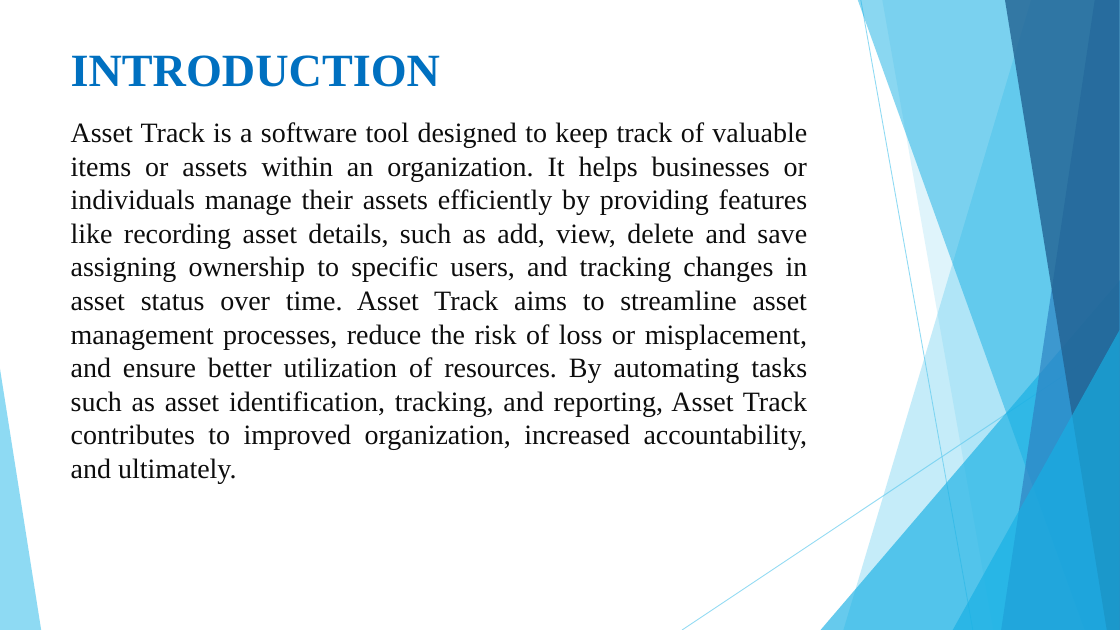
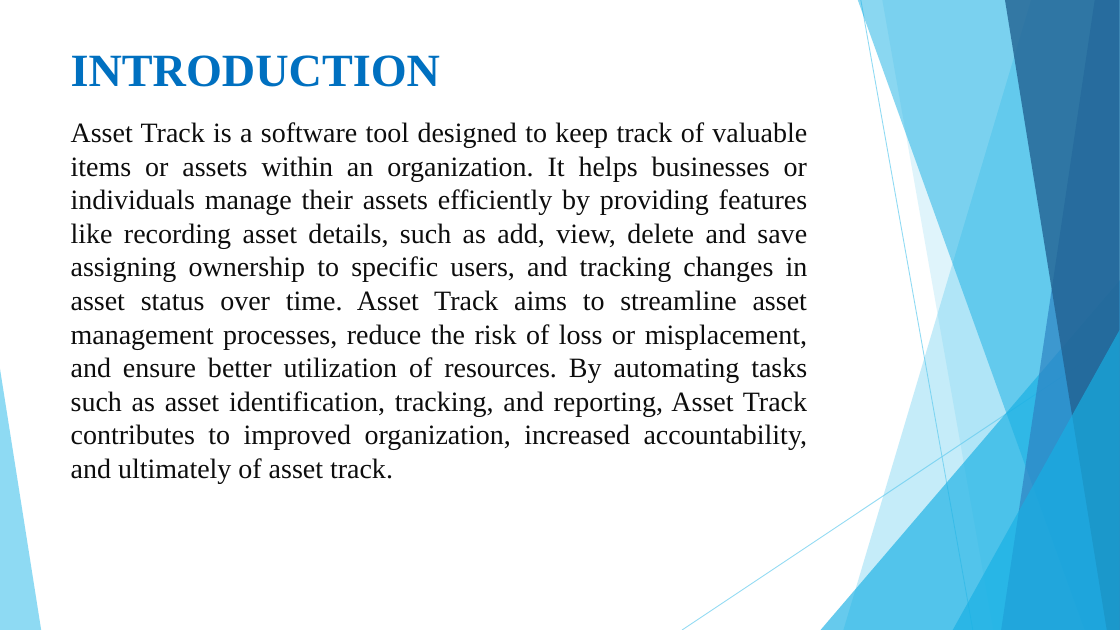
Before and after one commit to renu102002/Final-Project-of-Asset-Track, a slide deck: slide 2 of Assert track.pptx. Drawn at 1120x630 pixels with LibreOffice and Linux fonts; fonts in the diff are those of the drawing. Boxes give left, top, right and bottom in pixels: in the first picture for what was removed or moved away, otherwise in the second. Text is boxed around its words. In the diff, an @@ line names an element or a change of style, - is before the commit and + after.

```diff
--- a/Assert track.pptx
+++ b/Assert track.pptx
@@ text at bbox=[71, 122, 808, 484]: text changed @@
-Asset Track is a software tool designed to keep track of valuable items or assets within an organization. It helps businesses or individuals manage their assets efficiently by providing features like recording asset details, such as add, view, delete and save assigning ownership to specific users, and tracking changes in asset status over time. Asset Track aims to streamline asset management processes, reduce the risk of loss or misplacement, and ensure better utilization of resources. By automating tasks such as asset identification, tracking, and reporting, Asset Track contributes to improved organization, increased accountability, and ultimately.
+Asset Track is a software tool designed to keep track of valuable items or assets within an organization. It helps businesses or individuals manage their assets efficiently by providing features like recording asset details, such as add, view, delete and save assigning ownership to specific users, and tracking changes in asset status over time. Asset Track aims to streamline asset management processes, reduce the risk of loss or misplacement, and ensure better utilization of resources. By automating tasks such as asset identification, tracking, and reporting, Asset Track contributes to improved organization, increased accountability, and ultimately of asset track.
```
Also in this commit, not shown: 1 other file.
